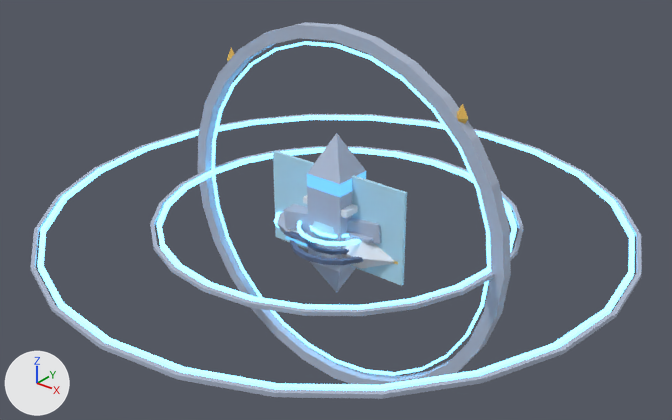
Two versions of the FBX model assets/export/worlds/sky_citadel/sky_citadel_props.fbx, one commit apart.
The view is the same before and after, from a 50 mm lens placed at (95.1, -119.1, 75.1), pointed at (-0.4, 0.3, 1.0). Lighting does not change. The marker at lower left points along +X, +Y and +Z. The first picture is the older version. Where no turn or scale is listed for an object, it has been applied to the vertices.

The older version as bpy lines, for what is in view:
```python
me_fix_forcefield_a = bpy.data.meshes.new('fix_forcefield_a')
me_fix_forcefield_a.from_pydata(...)  # a box spanning x -15.0..15.0, y -0.3..0.3, z -9.0..9.0
me_fix_forcefield_a.materials.append(mat_sc_skyglass)  # blue #b2def2
me_prop_beacon_c = bpy.data.meshes.new('prop_beacon_c')
me_prop_beacon_c.from_pydata(...)  # 14 vertices, 19 faces; spans x -3.7..3.7, y -3.7..3.7, z -16.2..16.2
# faces by material slot: [14, 5]
me_prop_beacon_c.materials.append(mat_sc_palealloy)  # blue #b0bcd2
me_prop_beacon_c.materials.append(mat_sc_azuredim)  # blue #4680a8, glowing blue #4680a8
me_prop_keel_ring_b = bpy.data.meshes.new('prop_keel_ring_b')
me_prop_keel_ring_b.from_pydata(...)  # 192 vertices, 192 faces; spans x -33.5..33.5, y -33.5..33.5, z -0.4..0.4
# faces by material slot: [96, 96]
me_prop_keel_ring_b.materials.append(mat_sc_palealloy)  # blue #b0bcd2
me_prop_keel_ring_b.materials.append(mat_sc_azureneon)  # blue #78d2ff, glowing blue #78d2ff
ob_fix_forcefield_a = bpy.data.objects.new('fix_forcefield_a', me_fix_forcefield_a)
ob_fix_forcefield_a.location = (0.0, 0.0, 0.0)
ob_prop_beacon_c = bpy.data.objects.new('prop_beacon_c', me_prop_beacon_c)
ob_prop_beacon_c.location = (0.0, 0.0, 0.0)
ob_prop_keel_ring_b = bpy.data.objects.new('prop_keel_ring_b', me_prop_keel_ring_b)
ob_prop_keel_ring_b.location = (0.0, 0.0, 0.0)
# also in view: 'prop_skiff_a' at (0.0, 0.0, 0.0); 'prop_hoop_a' at (0.0, 0.0, 0.0); 'prop_lintel_a' at (0.0, 0.0, 0.0); 'prop_pylon_a' at (0.0, 0.0, 0.0); 'prop_keel_ring_a' at (0.0, 0.0, 0.0)
```
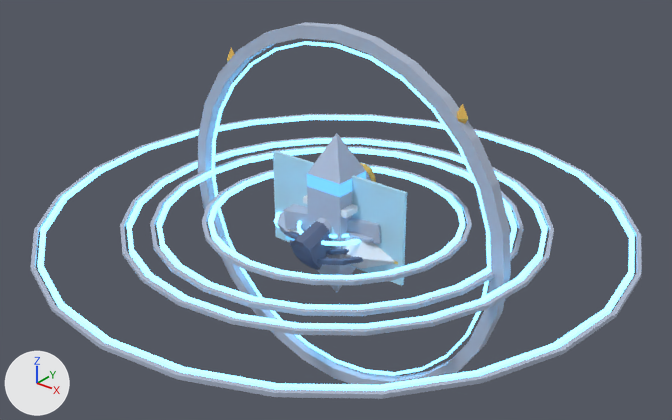
The edits, one by one:
Mesh me_prop_telescope_e is new.
It has 56 vertices, 39 faces and spans x -2.2..2.2, y -10.4..10.4, z -6.0..6.0.
Faces by material slot: [9, 10, 10, 10].
It uses material mat_sc_palealloy (blue #b0bcd2).
It uses material mat_sc_deepalloy (blue #5c6886).
It uses material mat_sc_sungold (orange #ecbe5c).
It uses material mat_sc_skyglass (blue #b2def2).
Mesh me_prop_telescope_a is new.
It has 56 vertices, 39 faces and spans x -2.2..2.2, y -10.6..10.6, z -5.4..5.4.
Faces by material slot: [9, 10, 10, 10].
It uses material mat_sc_palealloy (blue #b0bcd2).
It uses material mat_sc_deepalloy (blue #5c6886).
It uses material mat_sc_sungold (orange #ecbe5c).
It uses material mat_sc_skyglass (blue #b2def2).
Mesh me_prop_telescope_d is new.
It has 56 vertices, 39 faces and spans x -2.2..2.2, y -10.7..10.7, z -5.0..5.0.
Faces by material slot: [9, 10, 10, 10].
It uses material mat_sc_palealloy (blue #b0bcd2).
It uses material mat_sc_deepalloy (blue #5c6886).
It uses material mat_sc_sungold (orange #ecbe5c).
It uses material mat_sc_skyglass (blue #b2def2).
Mesh me_prop_keel_ring_d is new.
It has 192 vertices, 192 faces and spans x -24.4..24.4, y -24.4..24.4, z -0.4..0.4.
Faces by material slot: [96, 96].
It uses material mat_sc_palealloy (blue #b0bcd2).
It uses material mat_sc_azureneon (blue #78d2ff, glowing blue #78d2ff).
Mesh me_prop_telescope_c is new.
It has 56 vertices, 39 faces and spans x -2.2..2.2, y -9.5..9.5, z -8.0..8.0.
Faces by material slot: [9, 10, 10, 10].
It uses material mat_sc_palealloy (blue #b0bcd2).
It uses material mat_sc_deepalloy (blue #5c6886).
It uses material mat_sc_sungold (orange #ecbe5c).
It uses material mat_sc_skyglass (blue #b2def2).
Mesh me_prop_keel_ring_c is new.
It has 192 vertices, 192 faces and spans x -38.8..38.8, y -38.8..38.8, z -0.4..0.4.
Faces by material slot: [96, 96].
It uses material mat_sc_palealloy (blue #b0bcd2).
It uses material mat_sc_azureneon (blue #78d2ff, glowing blue #78d2ff).
Mesh me_prop_telescope_b is new.
It has 56 vertices, 39 faces and spans x -2.2..2.2, y -10.2..10.2, z -6.6..6.6.
Faces by material slot: [9, 10, 10, 10].
It uses material mat_sc_palealloy (blue #b0bcd2).
It uses material mat_sc_deepalloy (blue #5c6886).
It uses material mat_sc_sungold (orange #ecbe5c).
It uses material mat_sc_skyglass (blue #b2def2).
Object 'prop_telescope_e' (ob_prop_telescope_e) is new; it shows me_prop_telescope_e.
Its location is (0.0, 0.0, 0.0).
Object 'prop_telescope_a' (ob_prop_telescope_a) is new; it shows me_prop_telescope_a.
Its location is (0.0, 0.0, 0.0).
Object 'prop_telescope_d' (ob_prop_telescope_d) is new; it shows me_prop_telescope_d.
Its location is (0.0, 0.0, 0.0).
Object 'prop_keel_ring_d' (ob_prop_keel_ring_d) is new; it shows me_prop_keel_ring_d.
Its location is (0.0, 0.0, 0.0).
Object 'prop_telescope_c' (ob_prop_telescope_c) is new; it shows me_prop_telescope_c.
Its location is (0.0, 0.0, 0.0).
Object 'prop_keel_ring_c' (ob_prop_keel_ring_c) is new; it shows me_prop_keel_ring_c.
Its location is (0.0, 0.0, 0.0).
Object 'prop_telescope_b' (ob_prop_telescope_b) is new; it shows me_prop_telescope_b.
Its location is (0.0, 0.0, 0.0).

Pixel boxes [x1, y1, x2, y2] of what changed, in the pictures (672 x 420 px):
'prop_keel_ring_c', added: after [120, 137, 554, 336]
    faces in mat_sc_azureneon (blue #78d2ff, glowing blue #78d2ff): [126, 139, 547, 329]
    faces in mat_sc_palealloy (blue #b0bcd2): [120, 137, 554, 336]
'prop_keel_ring_d', added: after [202, 164, 472, 285]
    faces in mat_sc_azureneon (blue #78d2ff, glowing blue #78d2ff): [208, 167, 465, 279]
    faces in mat_sc_palealloy (blue #b0bcd2): [202, 164, 472, 285]
'prop_telescope_d', added: after [291, 217, 331, 261]
    faces in mat_sc_deepalloy (blue #5c6886): [291, 221, 329, 261]
'prop_telescope_c', added: after [299, 162, 373, 270]
    faces in mat_sc_deepalloy (blue #5c6886): [299, 239, 331, 270]
'prop_telescope_b', added: after [295, 172, 375, 266]
    faces in mat_sc_deepalloy (blue #5c6886): [295, 236, 330, 266]
'prop_telescope_e', added: after [293, 177, 376, 265]
    faces in mat_sc_deepalloy (blue #5c6886): [293, 233, 330, 265]
'prop_telescope_a', added: after [291, 181, 377, 262]
